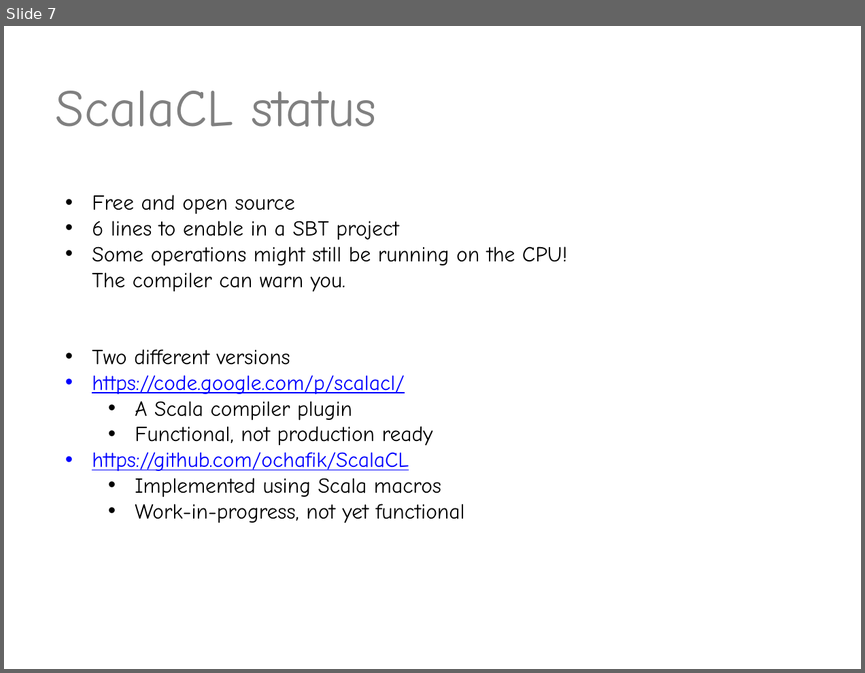
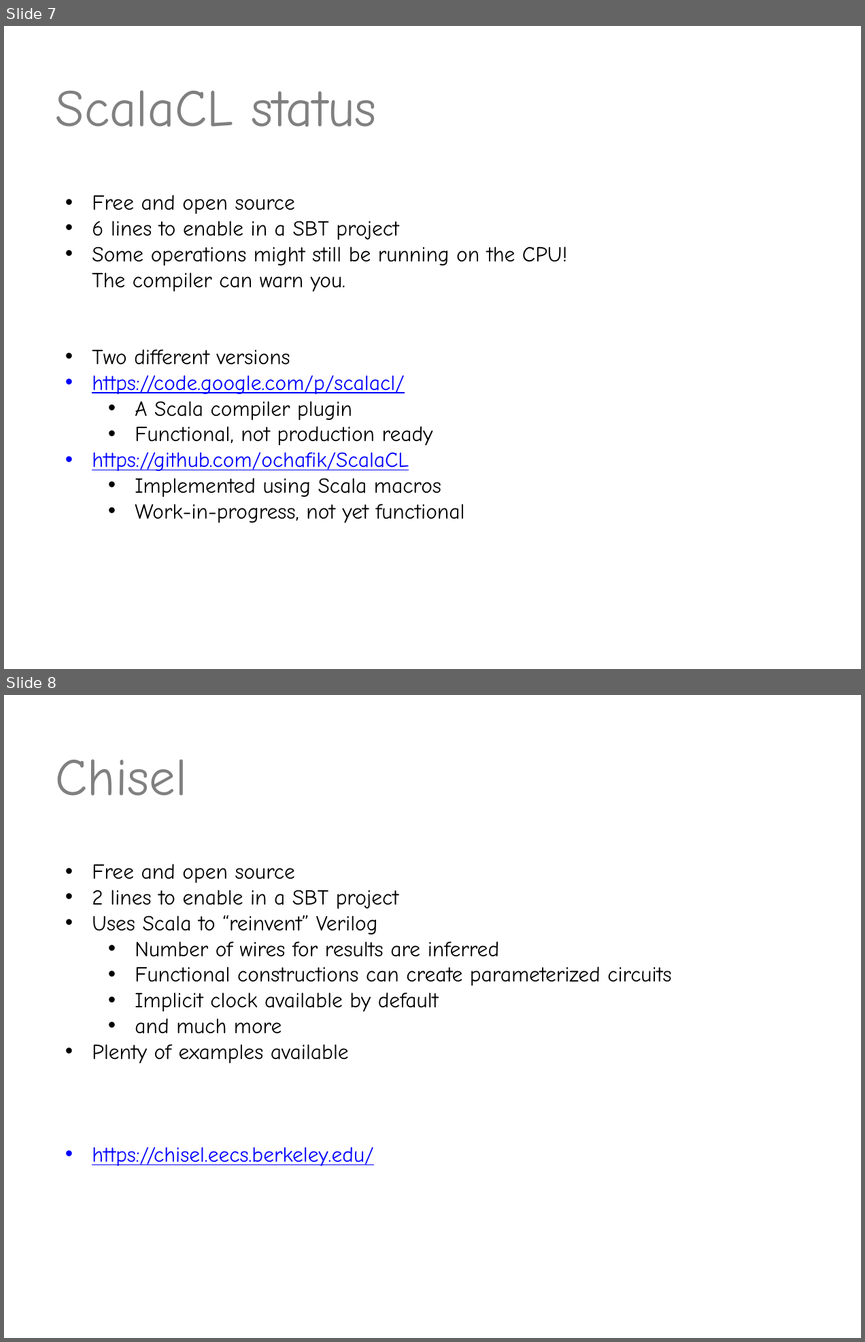
Before and after one commit to valdisxp1/scalaCL-chisel-presentation, a slide deck: ScalaCL_Chissel.pptx. Shown one above the other, each under a label of ours: slide 7 before the commit, slides 7 and 8 after it. The pictures are 865x673 and 865x1342 pixels, drawn with LibreOffice and Linux fonts; fonts in the diff are those of the drawing. Boxes give left, top, right and bottom in pixels: in the first picture for what was removed or moved away, otherwise in the second. Text is boxed around its words. In the diff, an @@ line names an element or a change of style, - is before the commit and + after.

```diff
--- a/ScalaCL_Chissel.pptx
+++ b/ScalaCL_Chissel.pptx
@@ slide 8 added at [4,695,861,1338], background #FFFFFF @@
@@ title added at [56,759,187,796], 44 pt, text #808080 @@
+Chisel
@@ text added at [92,864,671,1166], 18 pt, text #000000 @@
+• Free and open source
+• 2 lines to enable in a SBT project
+• Uses Scala to “reinvent” Verilog
+  • Number of wires for results are inferred
+  • Functional constructions can create parameterized circuits
+  • Implicit clock available by default
+  • and much more
+• Plenty of examples available
+• https://chisel.eecs.berkeley.edu/
```
Also in this commit, not shown: 2 slides changed, 3 other slides added, 1 slide removed.
